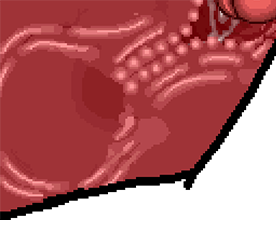
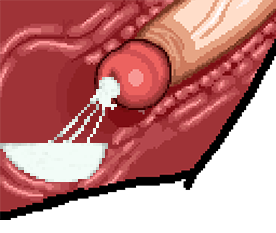
Layers edited between the first and the second w=276, h=233 image:
showed group "Sperm" (22 layers) over box(0, 77, 120, 182)
showed "UL_Mid-white7" over box(94, 0, 276, 110)
hid "UL_Mid-white1" over box(215, 0, 276, 24)
showed "UL_S_Back7" over box(0, 0, 276, 190)
hid "UL_S_Back1" over box(0, 0, 276, 190)
